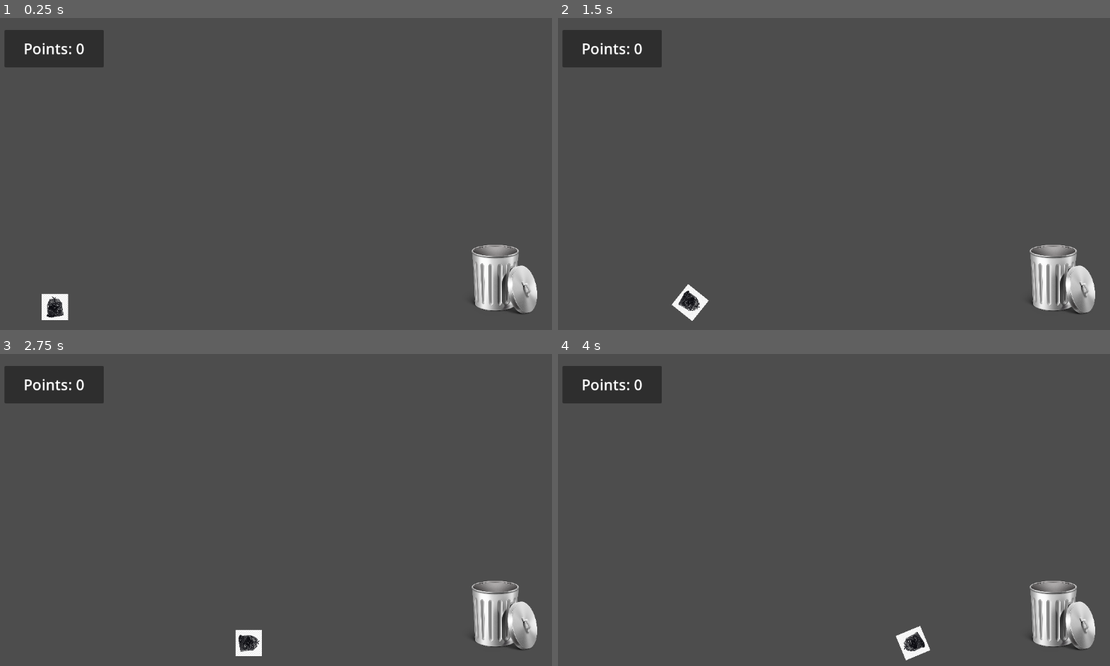
Above: before the commit, frames 1-4 (two rows, left to right).
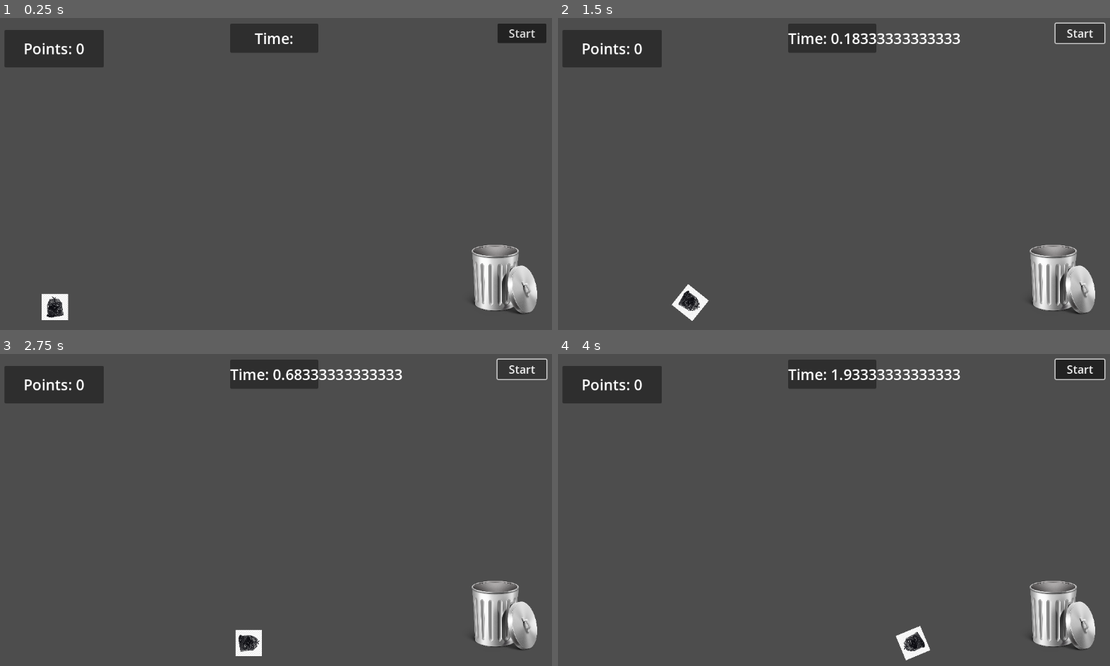
Above: after the commit, the same moments.

Repository: Femurbreak/Prototype_Garbage
Game: Godot game, scene res://Main.tscn
Two runs of this game, one before a commit and one after it. Both use one fixed random seed, a clock stepped at 60 frames per second and the inputs below.
Inputs (mouse positions are in pixels of both pictures, inside the frame that each line leads up to):
- Up to frame 1 (0.25 s): no input
- Up to frame 2 (1.5 s): click (1082, 33) at 0.5 s, where only the run after the commit has a clickable "Start"; click (1082, 33) at 1.25 s, where only the run after the commit has a clickable "Start"
- Up to frame 3 (2.75 s): click (524, 369) at 2 s, where only the run after the commit has a clickable "Start"
- Up to frame 4 (4 s): move the mouse to (955, 491) at 2.77 s; click (955, 491) at 2.92 s; move the mouse to (718, 522) at 3.52 s; click (718, 522) at 3.67 s

The runs differ from the first frame. In frame 1, 2.0% of the frame differs, in the area x 41-99%, y 1-12%; in frame 2, 1.8%; in frame 3, 1.8%; in frame 4, 2.3%, in the area x 41-100%, y 1-12%.

Commit message:
Added Timer and Start
Adds the timer and start button

Diff:
--- a/GameManager.gd
+++ b/GameManager.gd
@@ -1,23 +1,41 @@
 extends Node
 
 var points = 0
+var time = 0
+var timer_on = false
 
 @onready var points_label = %PointsLabel
 @onready var GarbageCan = %Garbage_Can
+@onready var Timer_Label = %TimerLabel
 
 var garbageBag = preload("res://Scenes/garbage_bag.tscn")
 
 func add_point():
-	points += 1
-	print(points)
-	points_label.text = "Points: " + str(points)
+	if(timer_on == true):
+		points += 1
+		print(points)
+		points_label.text = "Points: " + str(points)
 
 func instGarbageBag():
 	var instance = garbageBag.instantiate()
 	instance.position = Vector2(-448,274)
 	add_child(instance)
 
+func _process(delta):
+	if(timer_on == true):
+		time += delta
+		print(time)
+		Timer_Label.text = "Time: " + str(time)
+	if(time >= 10):
+		timer_on = false
+
 #func _ready():
 	# instGarbageBag()
 	# add_point()
 	# GarbageCan.game_manager = self
+
+
+func _on_start_button_pressed():
+	timer_on = true
+	points = 0
+	time = 0
--- a/Main.tscn
+++ b/Main.tscn
@@ -55,3 +55,42 @@
 text = "Points: 0"
 horizontal_alignment = 1
 vertical_alignment = 1
+
+[node name="Panel2" type="Panel" parent="."]
+anchors_preset = 5
+anchor_left = 0.5
+anchor_right = 0.5
+offset_left = -90.0
+offset_top = -304.0
+offset_right = 90.0
+offset_bottom = -244.0
+grow_horizontal = 2
+
+[node name="TimerLabel" type="Label" parent="Panel2"]
+unique_name_in_owner = true
+layout_mode = 0
+offset_right = 180.0
+offset_bottom = 60.0
+theme_override_font_sizes/font_size = 30
+text = "Time:"
+horizontal_alignment = 1
+vertical_alignment = 1
+
+[node name="Panel3" type="Panel" parent="."]
+anchors_preset = 1
+anchor_left = 1.0
+anchor_right = 1.0
+offset_left = 456.0
+offset_top = -304.0
+offset_right = 556.0
+offset_bottom = -264.0
+grow_horizontal = 0
+
+[node name="Start Button" type="Button" parent="Panel3"]
+layout_mode = 0
+offset_right = 100.0
+offset_bottom = 40.0
+theme_override_font_sizes/font_size = 23
+text = "Start"
+
+[connection signal="pressed" from="Panel3/Start Button" to="GameManager" method="_on_start_button_pressed"]
--- a/PhysicsBag.gd
+++ b/PhysicsBag.gd
@@ -2,7 +2,7 @@
 
 var Throw_Force : float = 150.0
 
-func _process(delta):
+func _process(_delta):
 	if Input.is_mouse_button_pressed(MOUSE_BUTTON_LEFT):
 		var dir = global_position.direction_to(get_global_mouse_position())
 		apply_impulse(dir * Throw_Force)
